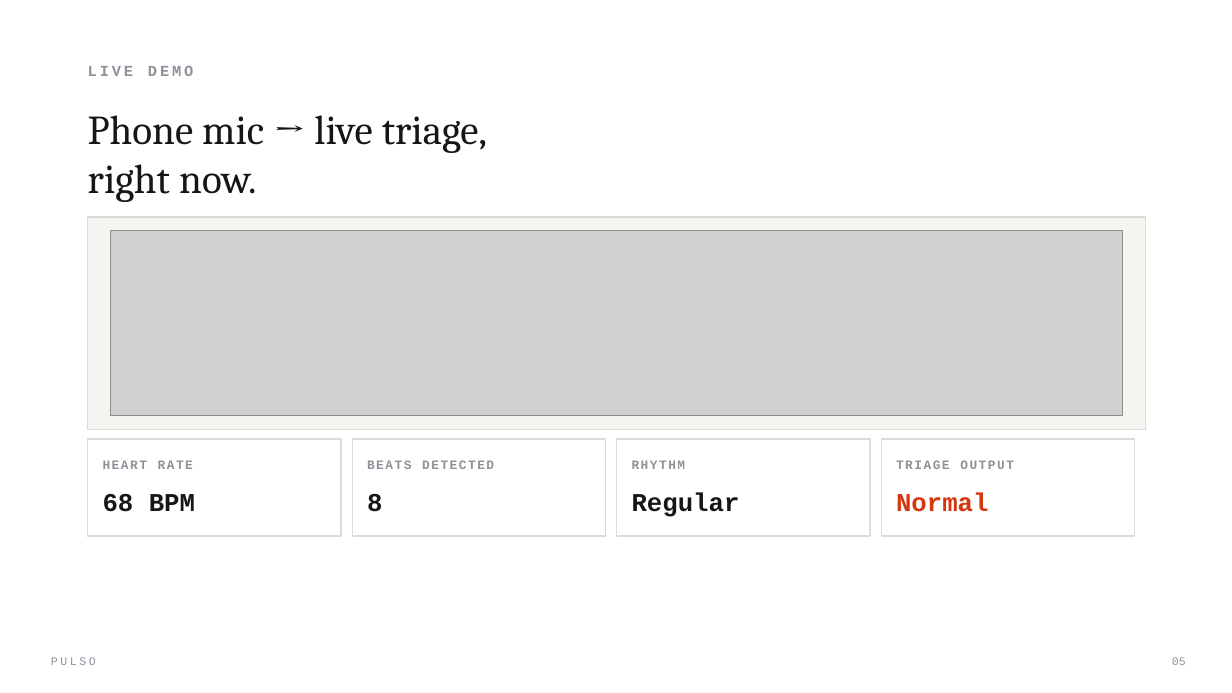
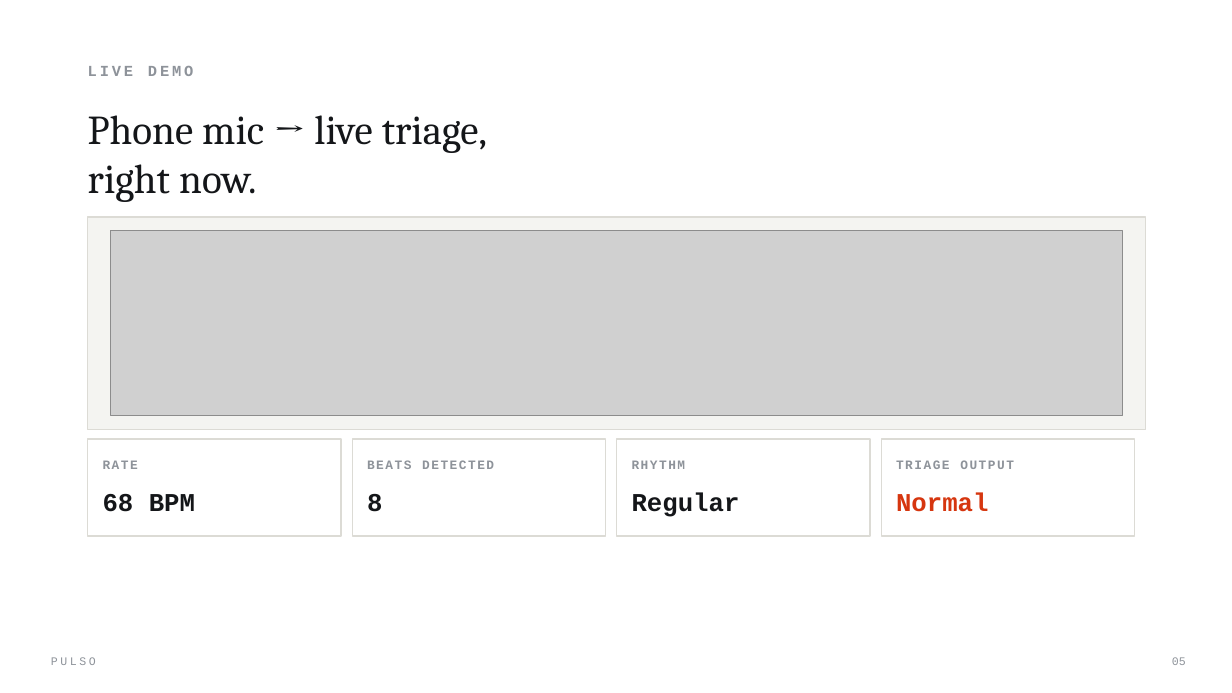
Before and after one commit to Davuddevelop/Pulso, a slide deck: slide 5 of presentation/Pulso_Pitch_Deck.pptx. Drawn at 1232x693 pixels with LibreOffice and Linux fonts; fonts in the diff are those of the drawing; grey boxes stand for pictures; background and template pictures are left out. Boxes give left, top, right and bottom in pixels: in the first picture for what was removed or moved away, otherwise in the second. Text is boxed around its words. In the diff, an @@ line names an element or a change of style, - is before the commit and + after.

```diff
--- a/presentation/Pulso_Pitch_Deck.pptx
+++ b/presentation/Pulso_Pitch_Deck.pptx
@@ text at <box>103,460,138,469</box>: text changed @@
-HEART RATE
+RATE
```
Also in this commit, not shown: 2 other slides changed, 1 other file.
